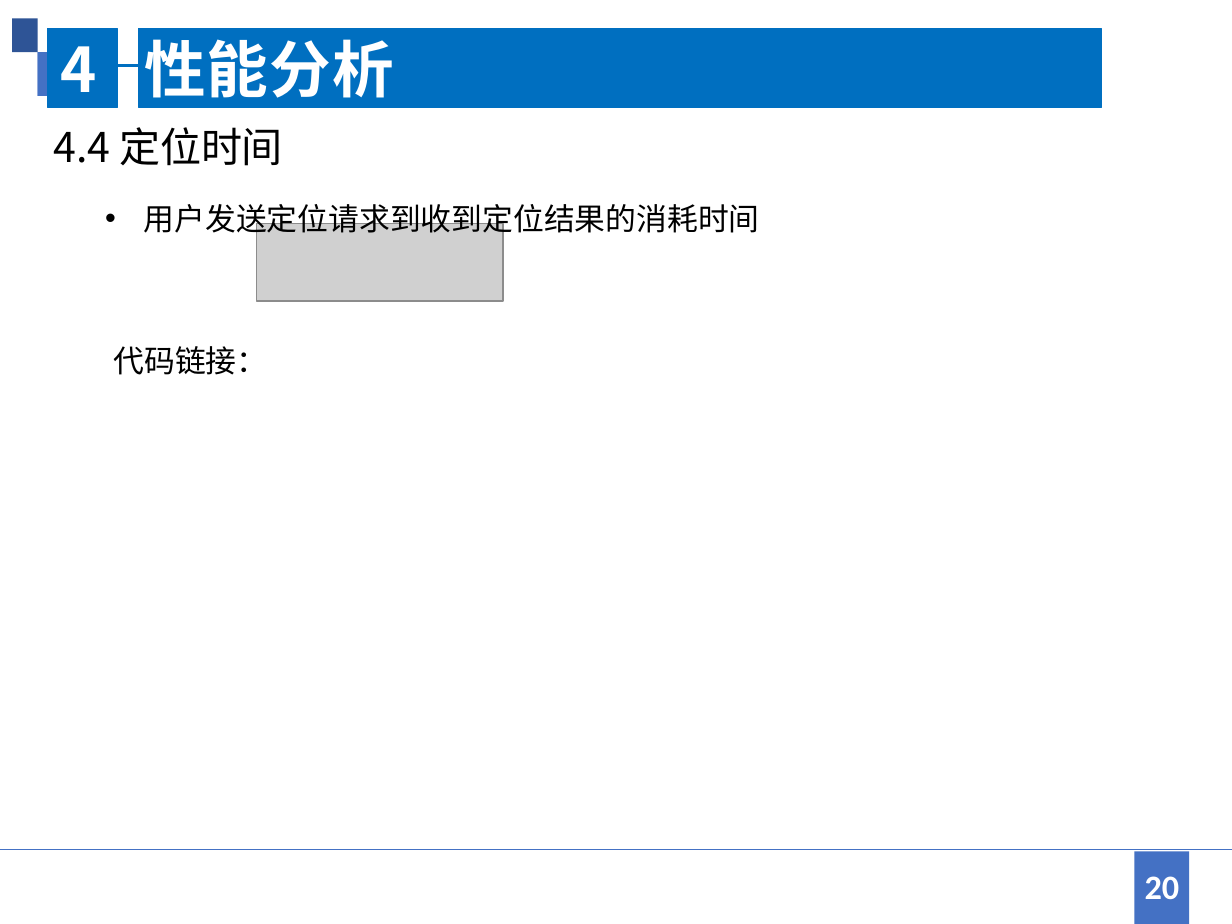
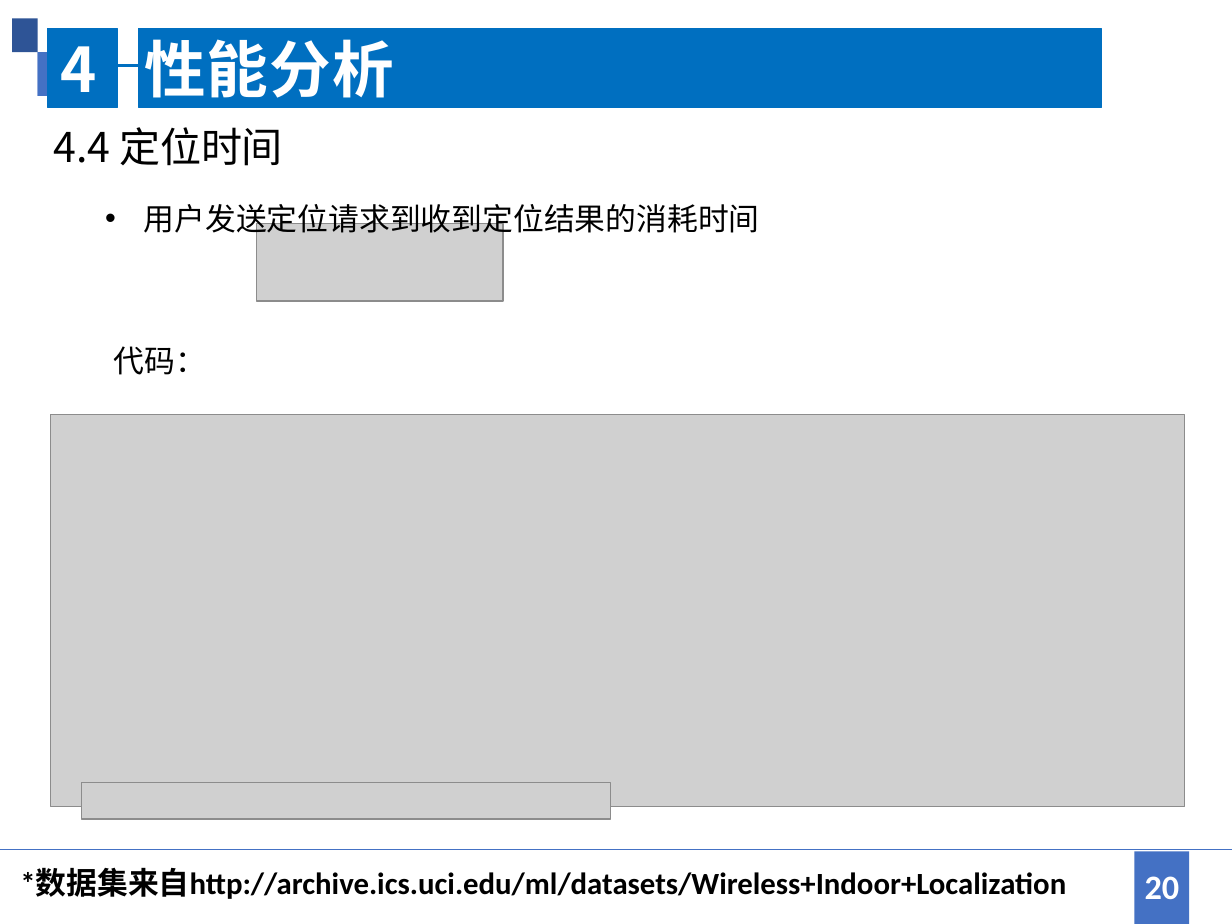
Before and after one commit to jingwei1205/MyCourse, a slide deck: slide 20 of 卫星定位/WIFI室内定位方法综述.pptx. Drawn at 1232x924 pixels with LibreOffice and Linux fonts; fonts in the diff are those of the drawing; grey boxes stand for pictures. Boxes give left, top, right and bottom in pixels: in the first picture for what was removed or moved away, otherwise in the second. Text is boxed around its words. In the diff, an @@ line names an element or a change of style, - is before the commit and + after.

```diff
--- a/卫星定位/WIFI室内定位方法综述.pptx
+++ b/卫星定位/WIFI室内定位方法综述.pptx
@@ text at [114,346,206,375]: text changed @@
-代码链接：
+代码：
@@ picture added at [51,415,1184,807] @@
@@ picture added at [81,782,611,819] @@
@@ text added at [20,868,1066,899], 18 pt, text #000000, bold @@
+*数据集来自http://archive.ics.uci.edu/ml/datasets/Wireless+Indoor+Localization
```
Also in this commit, not shown: 5 other files.
